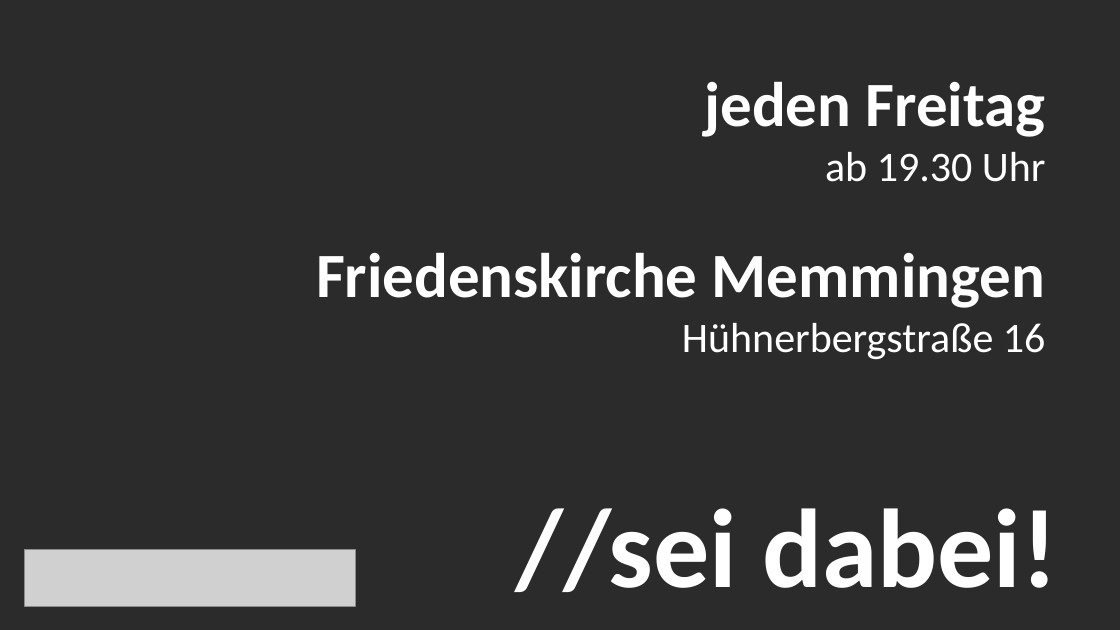
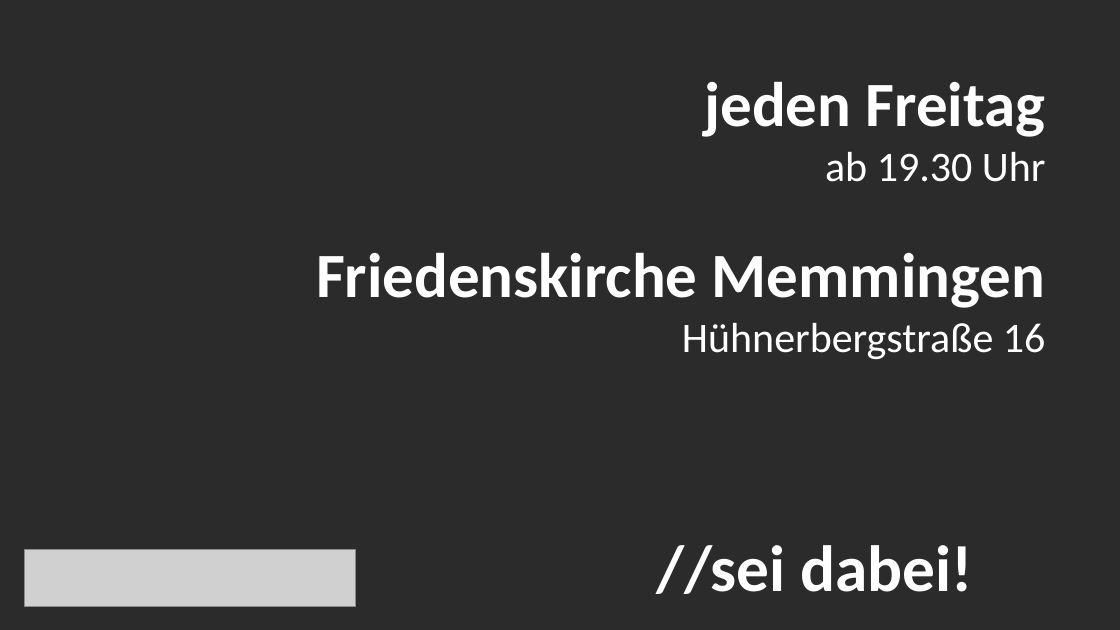
Before and after one commit to CHRINIMUE/PiPresenter, a slide deck: slide 2 of current.odp. Drawn at 1120x630 pixels with LibreOffice and Linux fonts; fonts in the diff are those of the drawing; grey boxes stand for pictures; background and template pictures are left out; a plain dark background stands for a picture behind light text. Boxes give left, top, right and bottom in pixels: in the first picture for what was removed or moved away, otherwise in the second. Text is boxed around its words. In the diff, an @@ line names an element or a change of style, - is before the commit and + after.

```diff
--- a/current.odp
+++ b/current.odp
@@ text "//sei dabei!": place and size @@
-text "//sei dabei!" at [515, 508, 1057, 592]
+text "//sei dabei!" at [656, 545, 972, 594]
@@ text "//sei dabei!" at [656, 545, 972, 594]: size 96 to 56 pt @@
```
